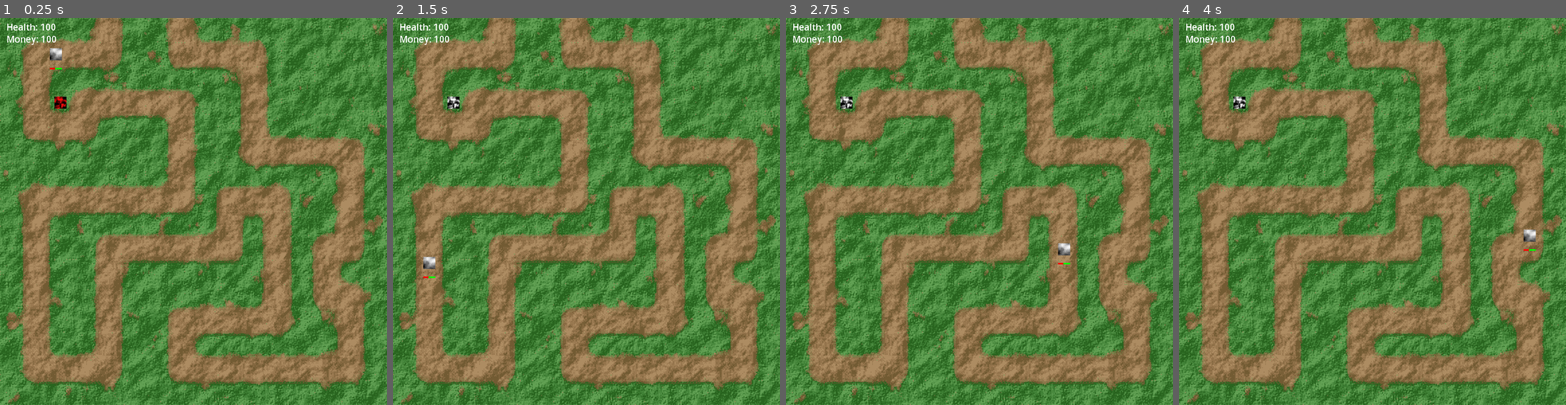
Above: before the commit, frames 1-4 (left to right).
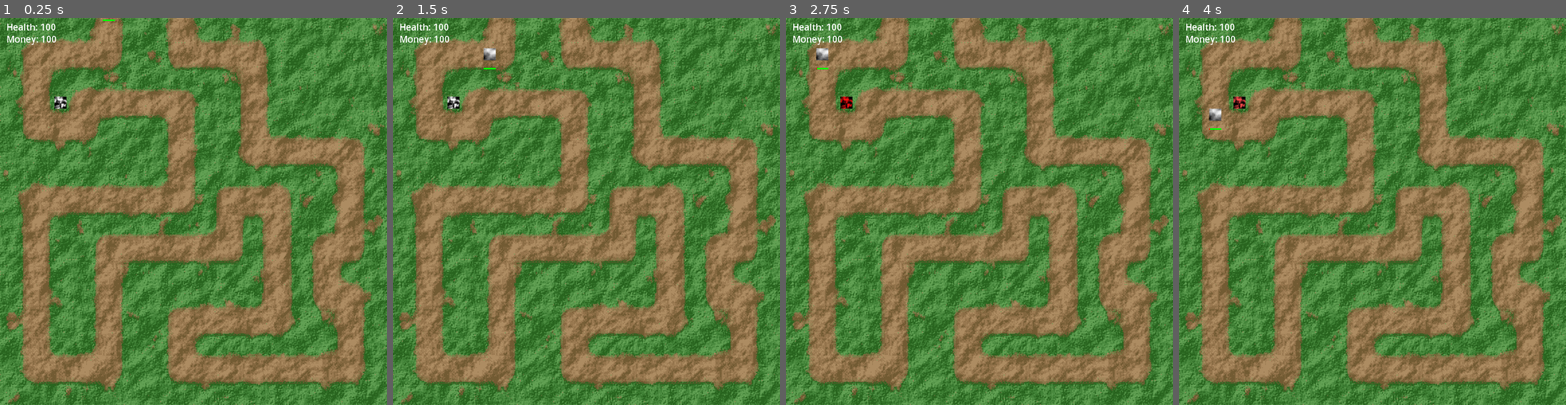
Above: after the commit, the same moments.

Repository: lynnpepin/genericdefense2
Game: Godot game, scene res://base.tscn
Two runs of this game, one before a commit and one after it. Both use one fixed random seed, a clock stepped at 60 frames per second and the inputs below.
Inputs (mouse positions are in pixels of both pictures, inside the frame that each line leads up to):
- Up to frame 1 (0.25 s): no input
- Up to frame 2 (1.5 s): tap Enter (key_enter) at 0.5 s; move the mouse to (454, 103) at 0.52 s; hold 0 (key_0) 0.53-1.28 s; move the mouse to (509, 230) at 1.27 s; tap 1 (key_1) at 1.35 s
- Up to frame 3 (2.75 s): move the mouse to (1018, 126) at 2.02 s; hold 2 (key_2) from 2.03 s (still down)
- Up to frame 4 (4 s): move the mouse to (1353, 288) at 2.77 s; release 2 (key_2) at 2.78 s; tap 3 (key_3) at 2.85 s; move the mouse to (1488, 269) at 3.52 s; hold 4 (key_4) from 3.53 s (still down)

The runs differ from the first frame. In frame 1, 0.2% of the frame differs, in the area x 12-30%, y 0-24%; in frame 2, 0.2%; in frame 3, 0.3%, in the area x 7-74%, y 7-64%; in frame 4, 0.3%.

Commit message:
checkpoint: save creep before making it a repeatable instance

Diff:
--- a/Creep.gd
+++ b/Creep.gd
@@ -1,9 +1,9 @@
 extends Node2D
 @onready var _follow :PathFollow2D = get_parent()
-var _speed :float = 600.0
+var _speed :float = 64.0
 
-var MAX_HEALTH = 30.0;
-var HEALTH     = 20.0;
+var MAX_HEALTH = 128.0;
+var HEALTH     = 128.0;
 var VALUE      =  3.0;
 var DAMAGE     =  4.0;
 
